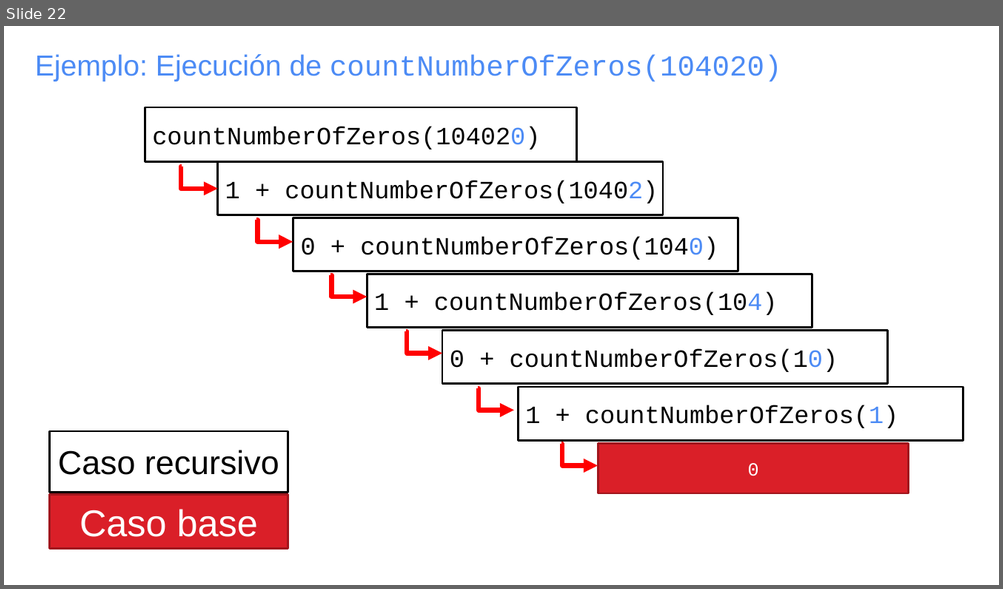
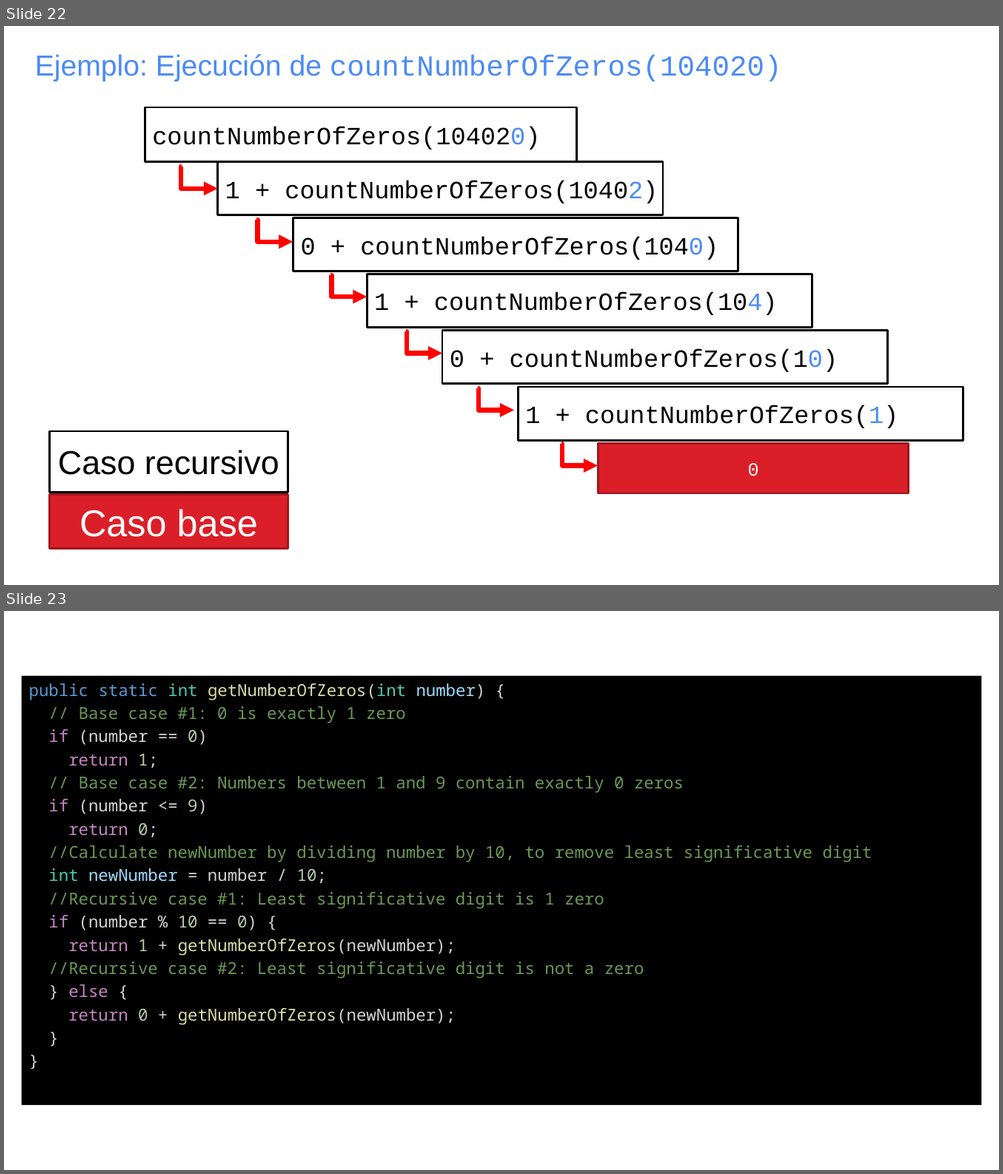
Before and after one commit to OMardil/INFO2, a slide deck: MOD08_Recursion/01 Presentacion/INFO2_MOD08-Recursion.pptx. Shown one above the other, each under a label of ours: slide 22 before the commit, slides 22 and 23 after it. The pictures are 1003x589 and 1003x1174 pixels, drawn with LibreOffice and Linux fonts; fonts in the diff are those of the drawing. Boxes give left, top, right and bottom in pixels: in the first picture for what was removed or moved away, otherwise in the second. Text is boxed around its words. In the diff, an @@ line names an element or a change of style, - is before the commit and + after.

```diff
--- a/MOD08_Recursion/01 Presentacion/INFO2_MOD08-Recursion.pptx
+++ b/MOD08_Recursion/01 Presentacion/INFO2_MOD08-Recursion.pptx
@@ slide 23 added at bbox=[4, 611, 999, 1170], background #FFFFFF @@
@@ text added at bbox=[21, 676, 981, 1105], fill #000000, 16 pt, text #6A9955 @@
+public static int getNumberOfZeros(int number) {
+// Base case #1: 0 is exactly 1 zero
+if (number == 0)
+return 1;
+// Base case #2: Numbers between 1 and 9 contain exactly 0 zeros
+if (number <= 9)
+return 0;
+//Calculate newNumber by dividing number by 10, to remove least significative digit
+int newNumber = number / 10;
+//Recursive case #1: Least significative digit is 1 zero
+if (number % 10 == 0) {
+return 1 + getNumberOfZeros(newNumber);
+//Recursive case #2: Least significative digit is not a zero
+} else {
+return 0 + getNumberOfZeros(newNumber);
+}
+}
```
Also in this commit, not shown: 1 slide changed, 1 other file.
